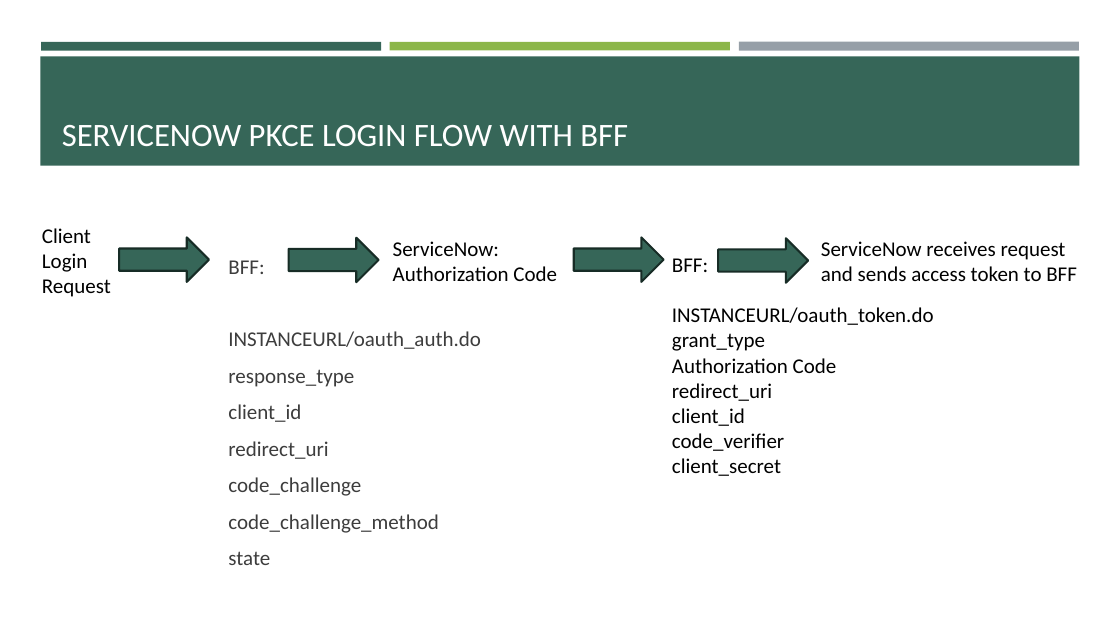
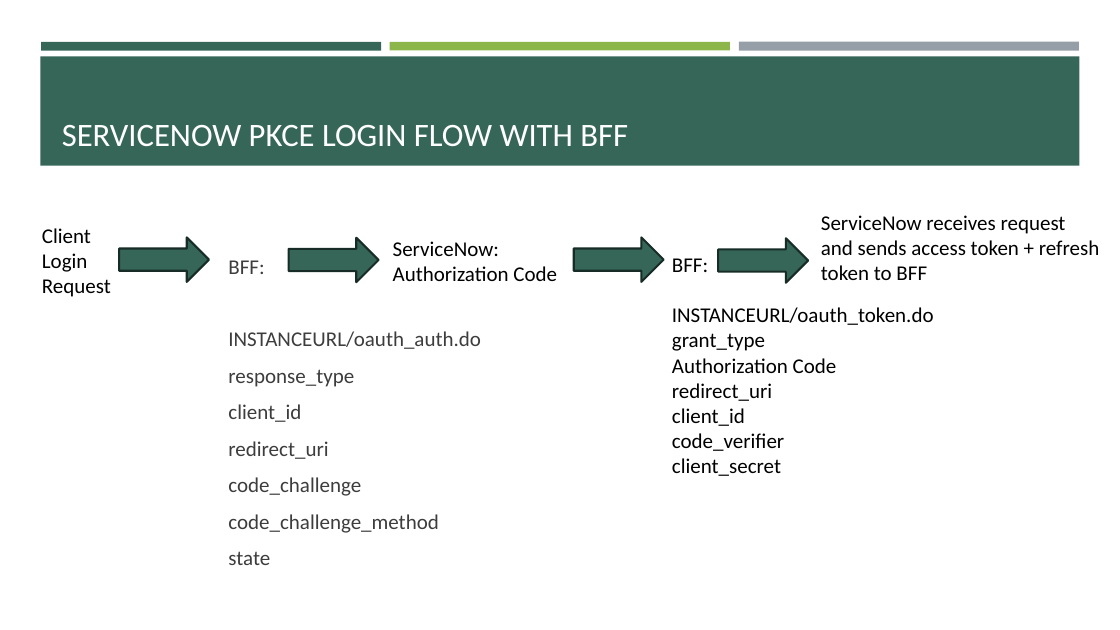
Before and after one commit to e-m-wilson/SNOW, a slide deck: slide 57 of Week_6/Data_Migration_&_Integration.pptx (slide 55 before the commit). Drawn at 1120x630 pixels with LibreOffice and Linux fonts; fonts in the diff are those of the drawing. Boxes give left, top, right and bottom in pixels: in the first picture for what was removed or moved away, otherwise in the second. Text is boxed around its words. In the diff, an @@ line names an element or a change of style, - is before the commit and + after.

```diff
--- a/Week_6/Data_Migration_&_Integration.pptx
+++ b/Week_6/Data_Migration_&_Integration.pptx
@@ text at <box>821,215,1099,280</box>: text changed @@
-ServiceNow receives request and sends access token to BFF
+ServiceNow receives request and sends access token + refresh token to BFF
```
Also in this commit, not shown: 2 slides added, 1 other file.
